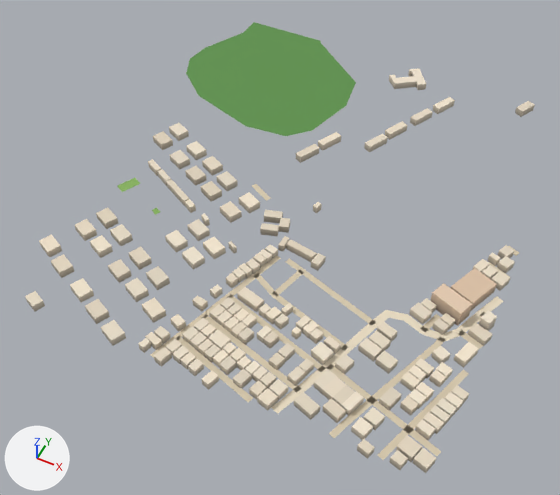
A saved change to the glTF model public/assets/bengaluru-region-v1/tiles/t-9_19-l1.glb.
Rendered twice from a 50 mm lens placed at (-3984.0, 9213.0, 562.0), pointed at (-4223.0, 9691.0, -35.0). The axes (+X, +Y, +Z) are drawn at lower left. The lights are the same throughout. The picture after the commit comes second. Vertices at exactly the same position are counted once.

The older version as bpy lines, for what is in view:
```python
me_building = bpy.data.meshes.new('building')
me_building.from_pydata(...)  # 1312 vertices, 1658 faces; spans x 83.0..505.0, y -6.0..490.0, z 0.0..18.0
me_building.materials.append(mat_building)
me_ground = bpy.data.meshes.new('ground')
me_ground.from_pydata(...)  # 233 vertices, 237 faces; spans x 52.0..504.0, y -3.0..500.0, z 1.0
me_ground.materials.append(mat_ground)
# before: 0 (499.0, 253.0, 1.0) at pixel (515, 255), 1 (501.0, 258.0, 1.0) at pixel (519, 252), 4 (499.0, 219.0, 1.0), 5 (501.0, 225.0, 1.0) at pixel (510, 276), 20 (499.0, 133.0, 1.0) at pixel (479, 349)
# before: 21 (501.0, 138.0, 1.0) at pixel (483, 345), 219 (486.0, 173.0, 1.0) at pixel (478, 310), 221 (496.0, 197.0, 1.0) at pixel (496, 296), 222 (504.0, 194.0, 1.0) at pixel (503, 301)
# before: 137 (288.0, 21.0, 1.0) at pixel (202, 355), 138 (287.0, 15.0, 1.0) at pixel (197, 359), 139 (318.0, 12.0, 1.0) at pixel (227, 376), 140 (316.0, 6.0, 1.0) at pixel (222, 380), 141 (347.0, 3.0, 1.0) at pixel (253, 397)
# before: 142 (345.0, -3.0, 1.0) at pixel (248, 402), 161 (416.0, 1.0, 1.0) at pixel (328, 433), 162 (421.0, -1.0, 1.0) at pixel (334, 438), 185 (247.0, 1.0, 1.0) at pixel (150, 354), 186 (253.0, -1.0, 1.0) at pixel (154, 358)
# before: 197 (364.0, 1.0, 1.0) at pixel (270, 407), 198 (371.0, -1.0, 1.0) at pixel (277, 413)
# before: 175 (457.0, 1.0, 1.0) at pixel (377, 455), 176 (463.0, -1.0, 1.0) at pixel (383, 460), 223 (499.0, 21.0, 1.0) at pixel (436, 456), 224 (501.0, 26.0, 1.0) at pixel (441, 451), 225 (470.0, 30.0, 1.0) at pixel (405, 431)
# before: 226 (472.0, 36.0, 1.0) at pixel (410, 426)
ob_building = bpy.data.objects.new('building', me_building)
ob_building.location = (-4500.0, 9500.0, 0.0)
ob_ground = bpy.data.objects.new('ground', me_ground)
ob_ground.location = (-4500.0, 9500.0, 0.0)
```
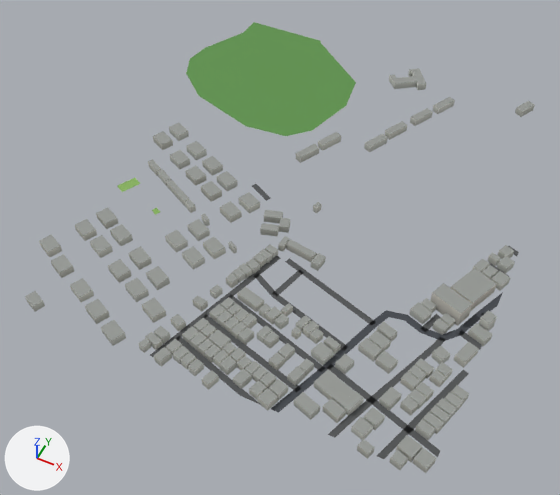
Where the change shows, as pixel boxes [x1, y1, x2, y2] in the pictures (560 x 495 px; the box of a moved part takes in the faces that stretch with it):
'ground', reshaped
    before: [117, 22, 519, 460]
    after: [117, 22, 519, 459]
part 1 of me_building, recoloured
    both: [25, 68, 535, 472]
part 2 of me_ground, reshaped
    before: [459, 246, 519, 349]
    after: [459, 246, 519, 350]
part 3 of me_ground, moved or reshaped
    both: [150, 336, 346, 438]
part 4 of me_ground, reshaped
    before: [377, 429, 441, 460]
    after: [377, 428, 440, 459]
part 5 of me_ground, recoloured
    both: [150, 184, 519, 459]

The change in detail:
me_building is used by ob_building; location (-4500.0, 9500.0, 0.0).
me_building had 1312 vertices, 1658 faces and spanned x 83.0..505.0, y -6.0..490.0, z 0.0..18.0.
me_building now has 1312 vertices, 1996 faces and spans x 83.0..505.0, y -6.0..490.0, z 0.0..18.0.
me_building part 1: 1658 kept faces spanning x 83.0..505.0, y -6.0..490.0, z 0.0..18.0 get new vertex colours.
Edits to the shape of me_building do not show in these pictures.
me_ground is used by ob_ground; location (-4500.0, 9500.0, 0.0).
Verts and faces of me_ground; kept vertices keep their numbers, new ones are numbered from 233.
me_ground had 233 vertices, 237 faces and spanned x 52.0..504.0, y -3.0..500.0, z 1.0.
me_ground now has 237 vertices, 241 faces and spans x 52.0..500.0, y 0.0..500.0, z 1.0.
Part 2, on me_ground:
Vertices deleted: 221 (with the faces that use them).
Vertex 0 moves to (500.0, 252.0, 1.0), pixel (516, 256).
Vertex 20 moves to (500.0, 132.0, 1.0), pixel (480, 350).
Vertex 1 moves to (500.0, 259.0, 1.0), pixel (518, 252).
Vertex 21 moves to (500.0, 139.0, 1.0), pixel (482, 344).
Vertex 4 moves to (500.0, 219.0, 1.0).
Vertex 5 moves to (500.0, 225.0, 1.0), pixel (509, 276).
Vertex 222 moves to (500.0, 187.0, 1.0), pixel (497, 305).
New vertex 237 is at (500.0, 195.0, 1.0), pixel (500, 299).
New vertex 238 is at (497.0, 196.0, 1.0), pixel (496, 296).
New vertex 239 is at (500.0, 204.0, 1.0), pixel (502, 292).
New faces: (219, 222, 237), (219, 237, 238), (237, 239, 238).
Part 3, on me_ground:
Vertices deleted: 139 to 142 (with the faces that use them).
Vertex 138 moves to (293.0, 13.0, 1.0), pixel (203, 364).
Vertex 137 moves to (295.0, 19.0, 1.0), pixel (208, 359).
Vertex 161 moves to (415.0, 0.0, 1.0), pixel (327, 434).
Vertex 162 moves to (422.0, 0.0, 1.0), pixel (335, 437).
Vertex 185 moves to (247.0, 0.0, 1.0), pixel (149, 355).
Vertex 197 moves to (364.0, 0.0, 1.0), pixel (270, 408).
Vertex 186 moves to (253.0, 0.0, 1.0).
Vertex 198 moves to (371.0, 0.0, 1.0), pixel (278, 412).
New vertex 233 is at (329.0, 2.0, 1.0), pixel (233, 390).
New vertex 234 is at (330.0, 8.0, 1.0), pixel (238, 385).
New vertex 235 is at (356.0, 0.0, 1.0), pixel (261, 405).
New vertex 236 is at (336.0, 0.0, 1.0), pixel (239, 395).
New faces: (137, 138, 233), (137, 233, 234), (233, 235, 234), (233, 236, 235).
Part 4, on me_ground:
Vertices deleted: 223, 224 (with the faces that use them).
Vertex 175 moves to (457.0, 0.0, 1.0), pixel (376, 455).
Vertex 176 moves to (463.0, 0.0, 1.0), pixel (383, 459).
New vertex 240 is at (500.0, 20.0, 1.0), pixel (437, 457).
New vertex 241 is at (500.0, 27.0, 1.0), pixel (440, 450).
New vertex 242 is at (493.0, 29.0, 1.0), pixel (432, 444).
New vertex 243 is at (491.0, 23.0, 1.0), pixel (427, 449).
New faces: (240, 241, 242), (240, 242, 243), (226, 243, 242), (225, 243, 226).
me_ground part 5: 101 kept faces spanning x 227.0..500.0, y 0.0..263.0, z 1.0 get new vertex colours; the middle colour goes from beige #d7c9ae to dark grey #535556.
Other edits to the shape of me_ground do not show in these pictures.
